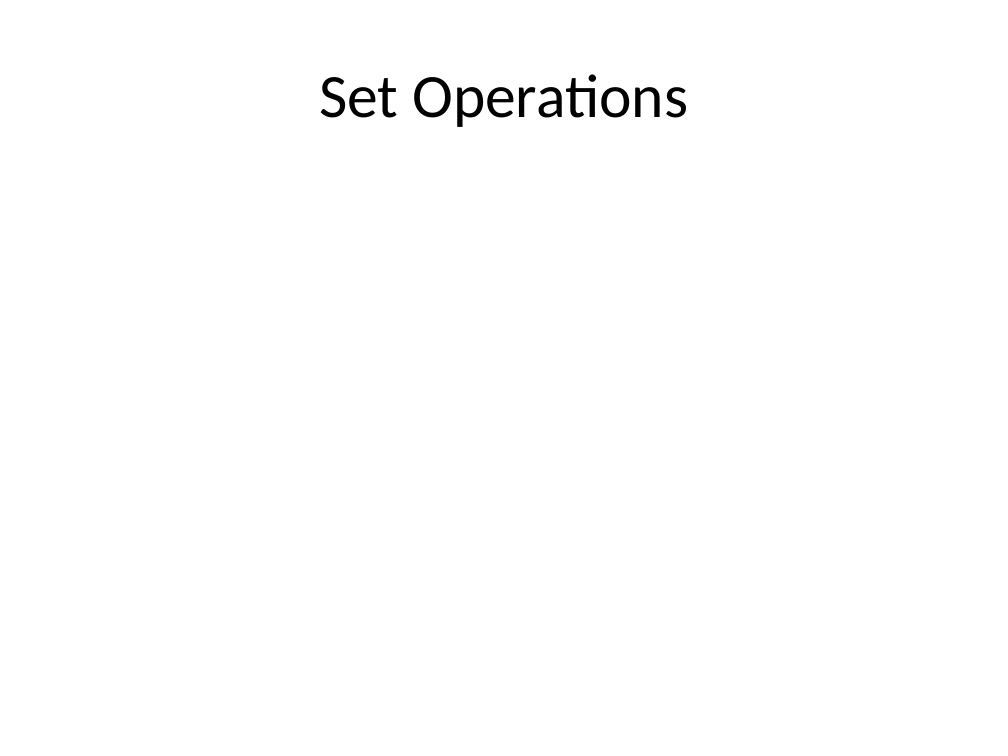
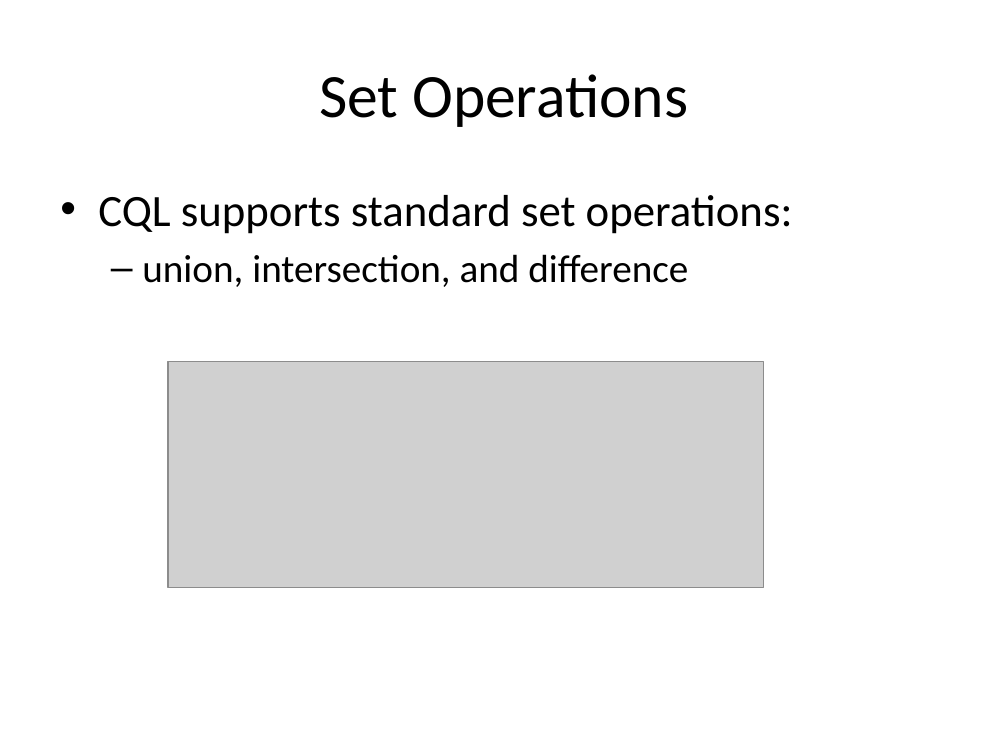
Before and after one commit to cqframework/OneModel, a slide deck: slide 21 of CQL/Documents/CQL_Technical_Introduction_20140604.pptx (slide 15 before the commit). Drawn at 1008x756 pixels with LibreOffice and Linux fonts; fonts in the diff are those of the drawing; grey boxes stand for pictures. Boxes give left, top, right and bottom in pixels: in the first picture for what was removed or moved away, otherwise in the second. Text is boxed around its words. In the diff, an @@ line names an element or a change of style, - is before the commit and + after.

Commit message:
Grammar fixes and changes to support translation. Example updates and additions.

```diff
--- a/CQL/Documents/CQL_Technical_Introduction_20140604.pptx
+++ b/CQL/Documents/CQL_Technical_Introduction_20140604.pptx
@@ text added at [98, 195, 793, 287], 32 pt, text #000000 @@
+• CQL supports standard set operations:
+  – union, intersection, and difference
@@ picture added at [168, 361, 763, 588] @@
```
Also in this commit, not shown: 17 other slides changed, 6 slides added, 2 slides removed, 17 other files.
